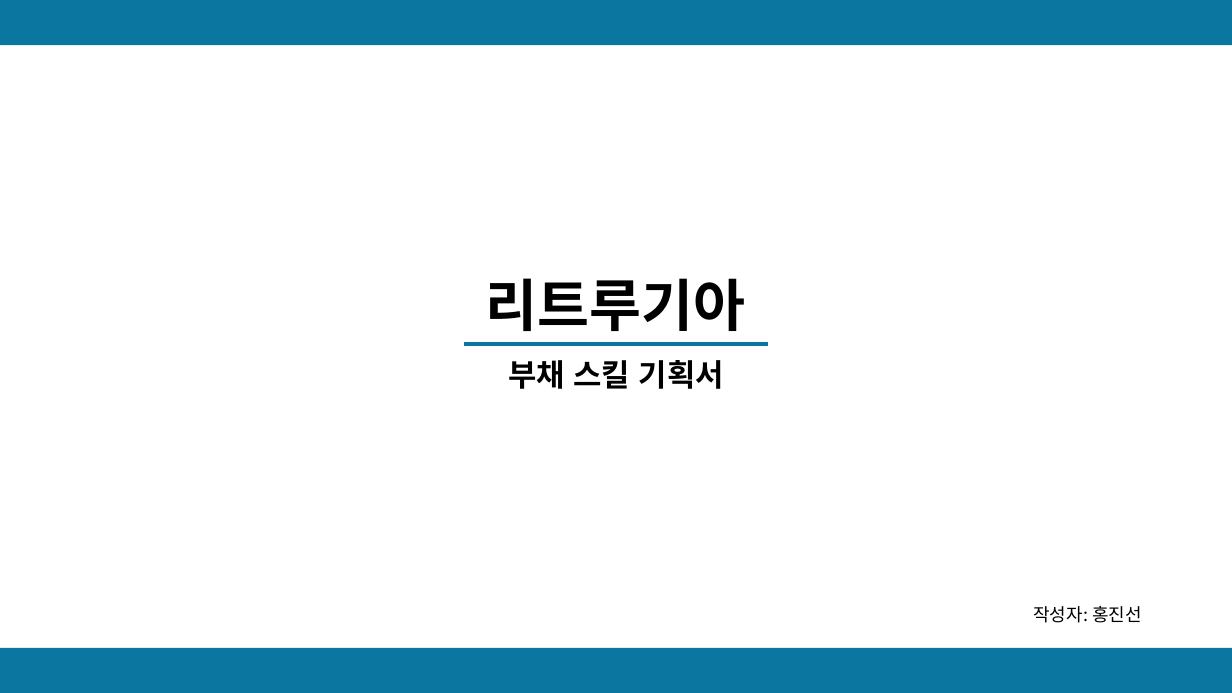
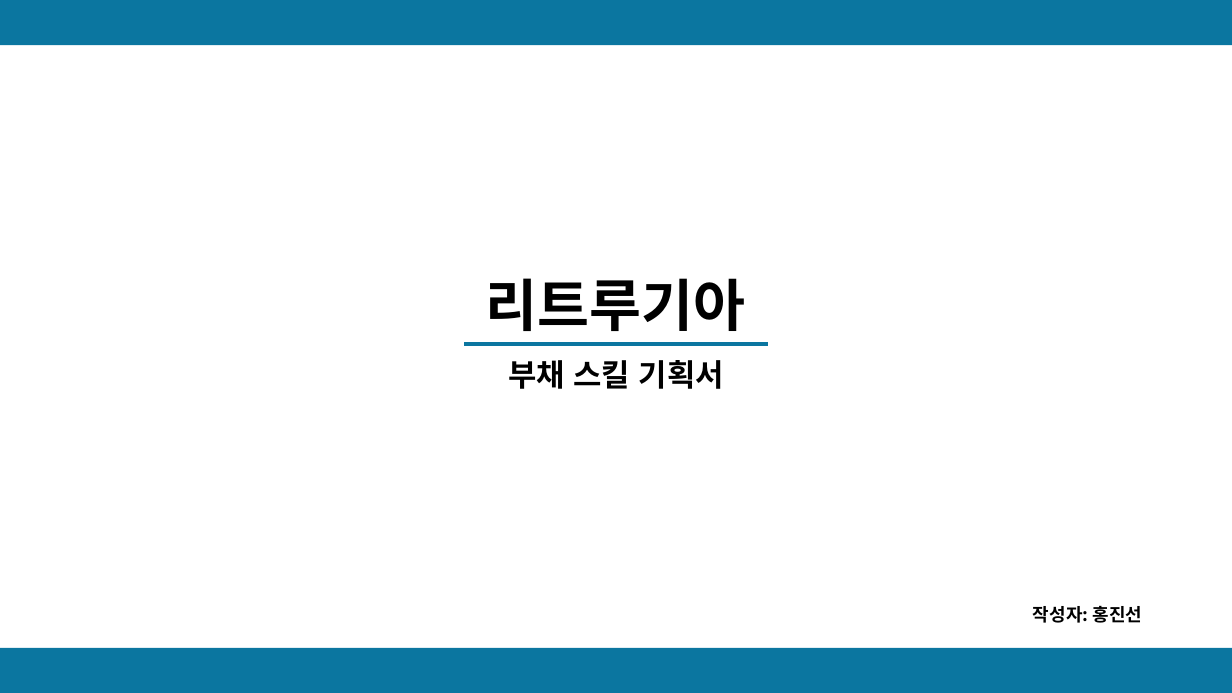
Before and after one commit to hjs0913/GameDesign, a slide deck: slide 1 of 액션&경영 RPG/스킬/리트루기아_부채스킬기획.pptx. Drawn at 1232x693 pixels with LibreOffice and Linux fonts; fonts in the diff are those of the drawing. Boxes give left, top, right and bottom in pixels: in the first picture for what was removed or moved away, otherwise in the second. Text is boxed around its words. In the diff, an @@ line names an element or a change of style, - is before the commit and + after.

Commit message:
부채 스킬 기획서 작성중

```diff
--- a/액션&경영 RPG/스킬/리트루기아_부채스킬기획.pptx
+++ b/액션&경영 RPG/스킬/리트루기아_부채스킬기획.pptx
@@ text "작성자: 홍진선" at (1033, 605, 1143, 623): bold on @@
```
Also in this commit, not shown: 5 other slides changed, 3 slides added, 1 slide removed, 2 other files.
